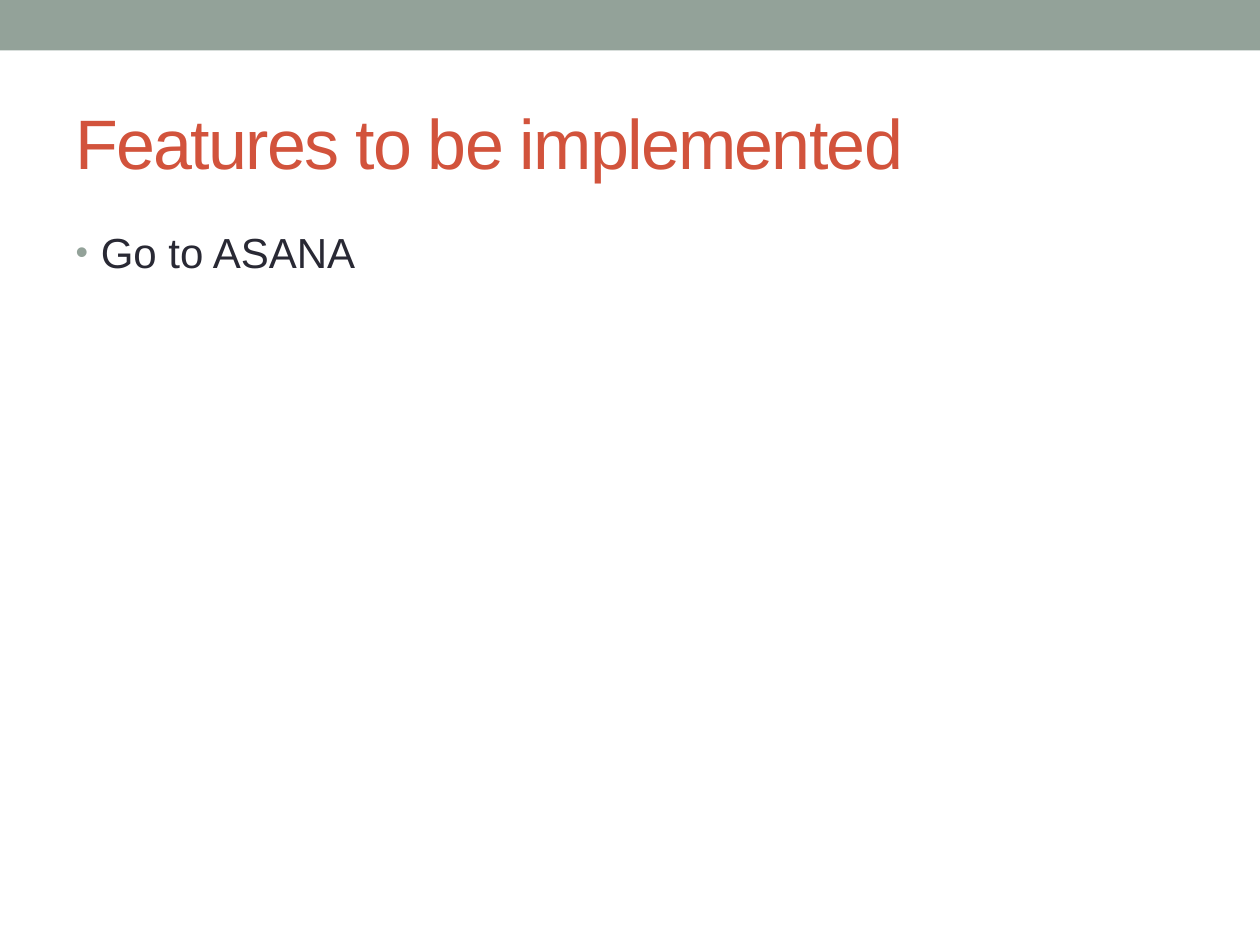
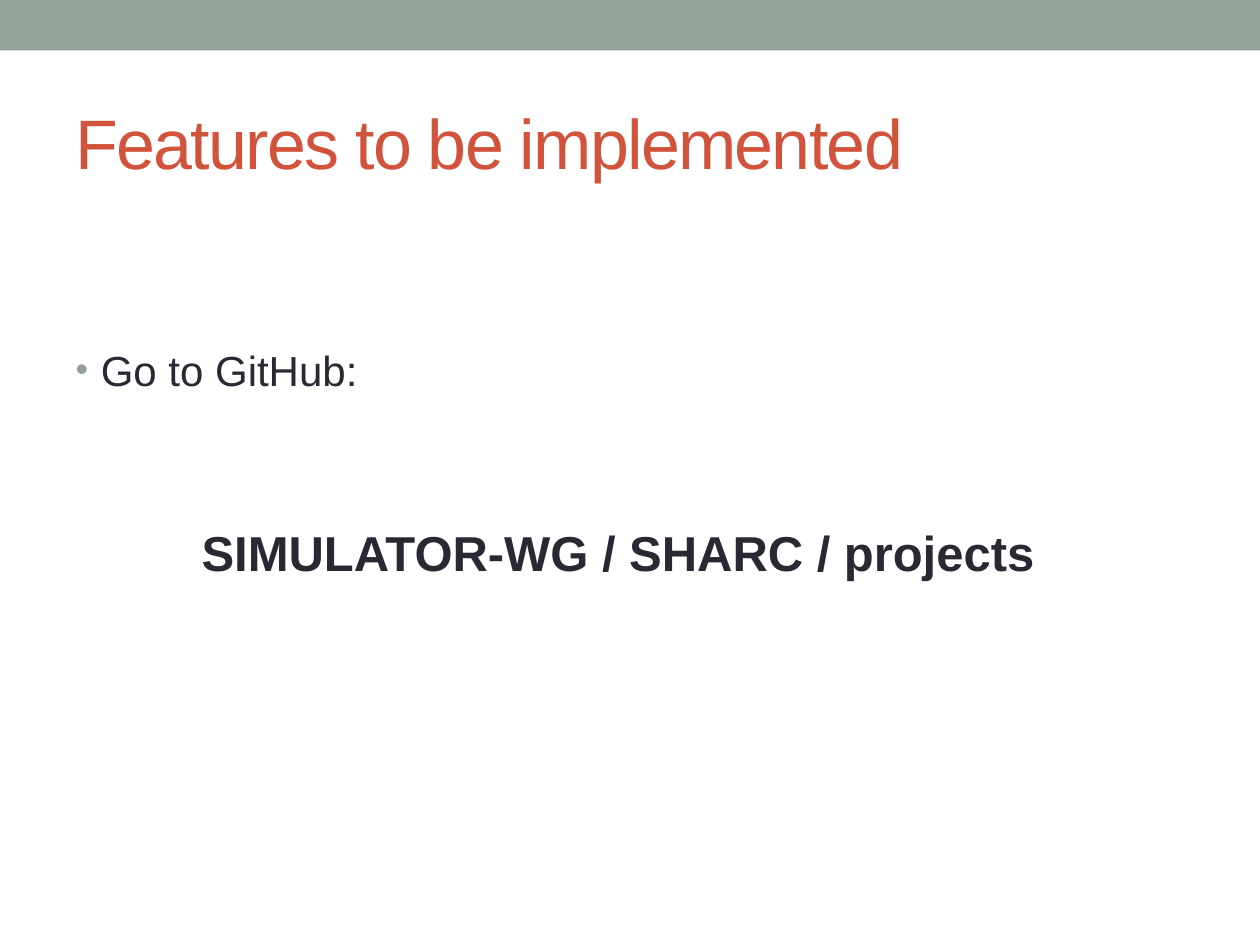
Before and after one commit to SIMULATOR-WG/SHARC, a slide deck: slide 15 of docs/Welcome to SHARC.pptx (slide 9 before the commit). Drawn at 1260x945 pixels with LibreOffice and Linux fonts; fonts in the diff are those of the drawing. Boxes give left, top, right and bottom in pixels: in the first picture for what was removed or moved away, otherwise in the second. Text is boxed around its words. In the diff, an @@ line names an element or a change of style, - is before the commit and + after.

```diff
--- a/docs/Welcome to SHARC.pptx
+++ b/docs/Welcome to SHARC.pptx
@@ text at <box>101,355,1034,581</box>: text changed; size 24 to 28 pt; bold on @@
-• Go to ASANA
+• Go to GitHub:
+SIMULATOR-WG / SHARC / projects
```
Also in this commit, not shown: 2 other slides changed, 8 slides added, 3 slides removed, 2 other files.
